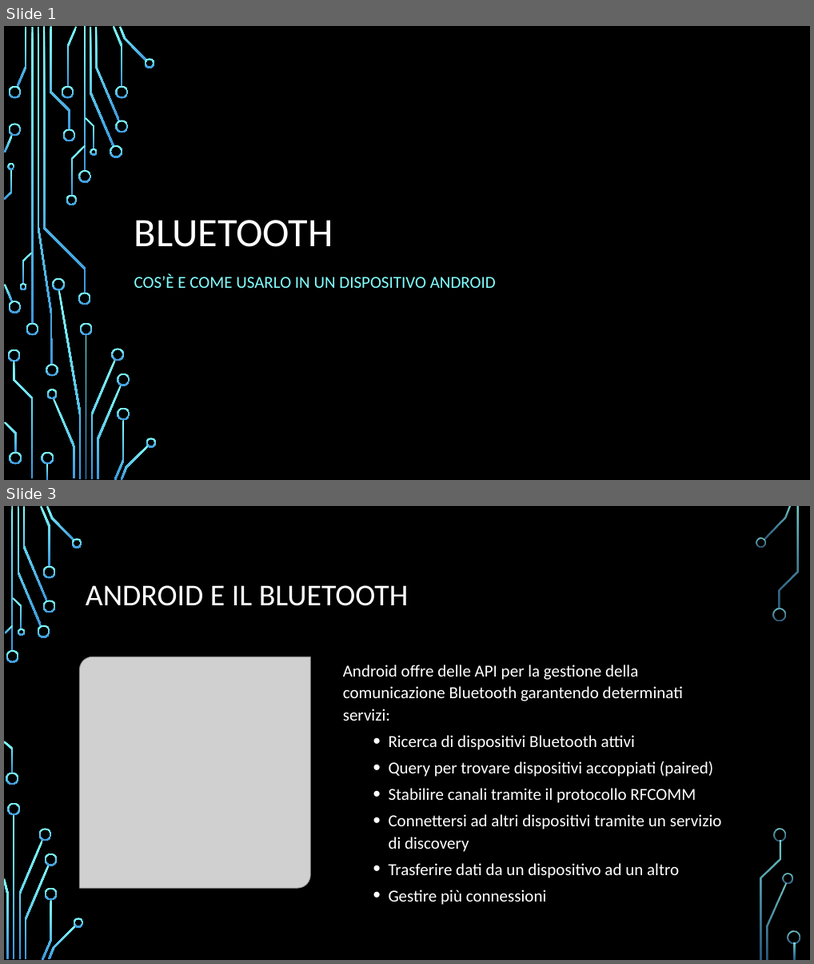
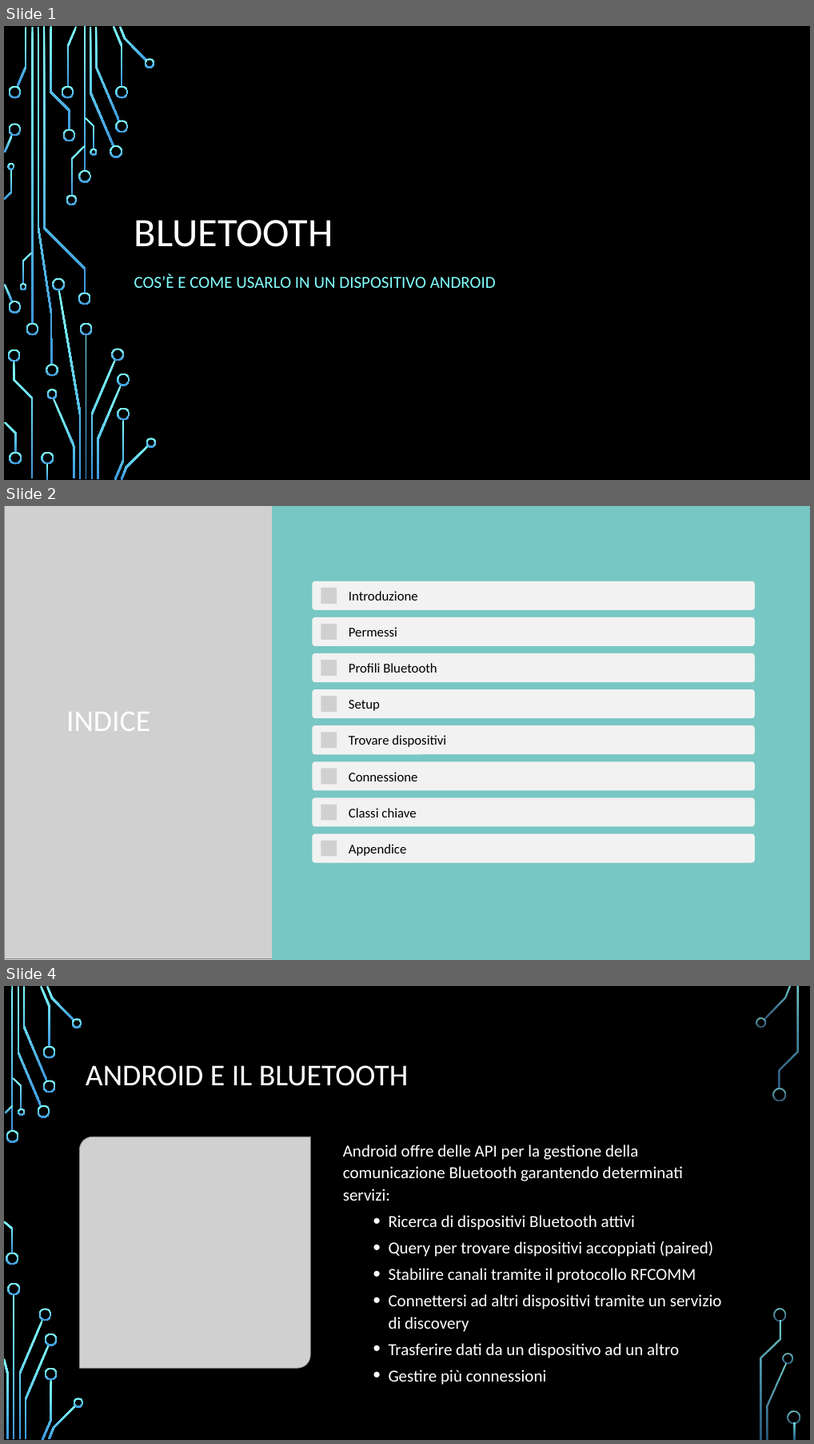
Before and after one commit to FNX-hub/ProgettoMP, a slide deck: Bluetooth.pptx. Shown one above the other, each under a label of ours: slides 1 and 3 before the commit, slides 1, 2 and 4 after it; the slides between them are not shown. The pictures are 814x964 and 814x1444 pixels, drawn with LibreOffice and Linux fonts; fonts in the diff are those of the drawing; grey boxes stand for pictures; background and template pictures are left out. Boxes give left, top, right and bottom in pixels: in the first picture for what was removed or moved away, otherwise in the second. Text is boxed around its words. In the diff, an @@ line names an element or a change of style, - is before the commit and + after.

```diff
--- a/Bluetooth.pptx
+++ b/Bluetooth.pptx
@@ slide 2 added at (x1=4, y1=506, x2=810, y2=960), background picture (left out) @@
@@ rectangle added at (x1=4, y1=506, x2=810, y2=960), fill #FFFFFF @@
@@ picture added at (x1=4, y1=506, x2=273, y2=960) @@
@@ picture added at (x1=4, y1=506, x2=273, y2=959) @@
@@ rectangle added at (x1=273, y1=506, x2=810, y2=960), fill #77C7C4, outline #77C7C4 1.25 pt @@
@@ title added at (x1=66, y1=712, x2=150, y2=731), 36 pt, text #FFFFFF @@
+INDICE
@@ group added at (x1=313, y1=581, x2=755, y2=863): 8 rounded rectangles, 8 pictures, 8 texts @@
+Introduzione
+Permessi
+Profili Bluetooth
+Setup
+Trovare dispositivi
+Connessione
+Classi chiave
+Appendice
@@ group added at (x1=4, y1=506, x2=74, y2=959): 7 freeform shapes, 1 rectangle @@
@@ group added at (x1=4, y1=506, x2=77, y2=959): 9 freeform shapes, 2 rectangles @@
@@ group added at (x1=4, y1=506, x2=799, y2=960): 12 freeform shapes, 2 rectangles @@
@@ what was slide 3 is now slide 4 @@
```
Also in this commit, not shown: 1 slide changed, 10 other slides added.
